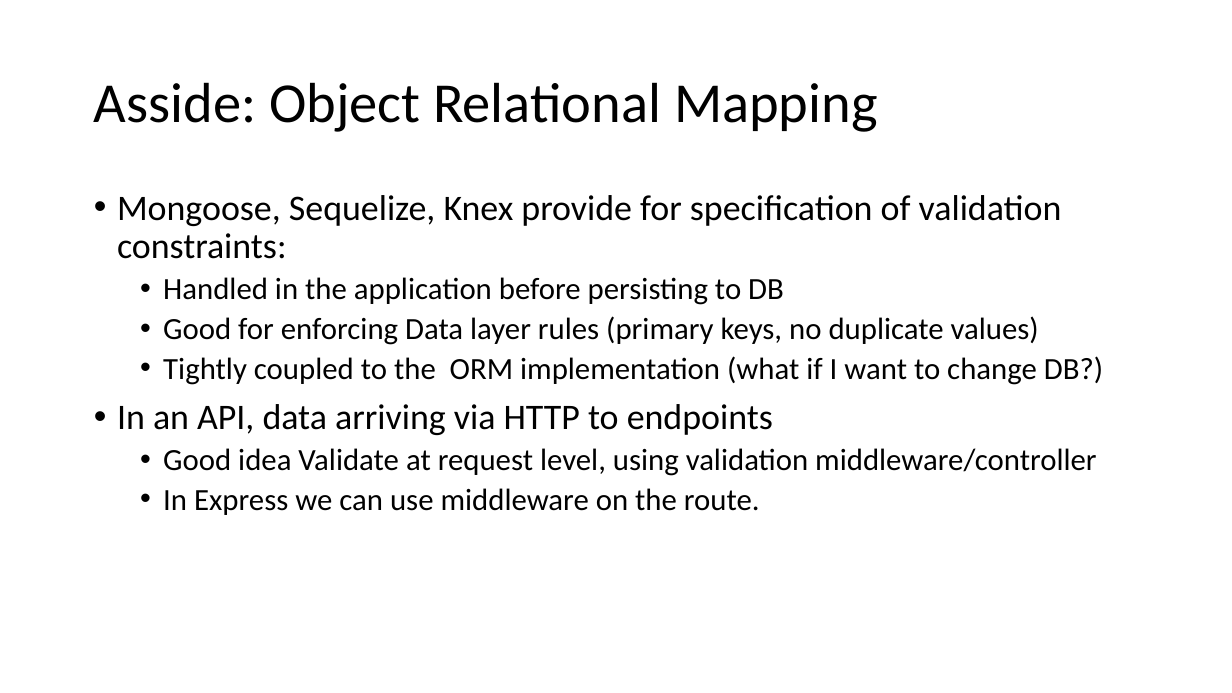
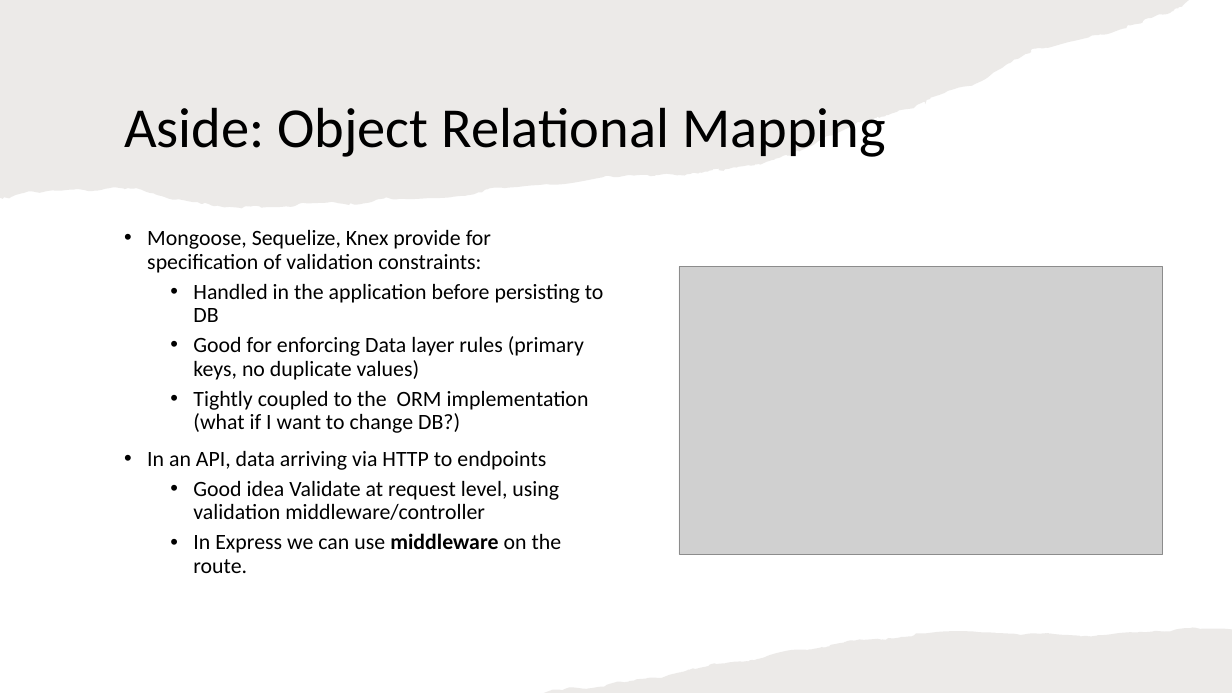
Before and after one commit to diarmuidoconnor/ewd-module-2025, a slide deck: slide 7 of topic10/talk-0/Joi.pptx (slide 6 before the commit). Drawn at 1232x693 pixels with LibreOffice and Linux fonts; fonts in the diff are those of the drawing; grey boxes stand for pictures. Boxes give left, top, right and bottom in pixels: in the first picture for what was removed or moved away, otherwise in the second. Text is boxed around its words. In the diff, an @@ line names an element or a change of style, - is before the commit and + after.

```diff
--- a/topic10/talk-0/Joi.pptx
+++ b/topic10/talk-0/Joi.pptx
@@ freeform shape added at bbox=[0, 0, 1189, 208], fill #82766A at 15% opacity @@
@@ title at bbox=[124, 107, 886, 157]: text changed @@
-Asside: Object Relational Mapping
+Aside: Object Relational Mapping
@@ text "Mongoose, Sequelize, Knex provide for ...": place and size @@
-text "Mongoose, Sequelize, Knex provide for ..." at bbox=[117, 195, 1103, 515]
+text "Mongoose, Sequelize, Knex provide for ..." at bbox=[147, 230, 604, 573]
@@ text "Mongoose, Sequelize, Knex provide for ..." at bbox=[147, 230, 604, 573]: size 28 to 17 pt in "Mongoose, Sequelize, Knex provide for specification of ...", "In an API, data arriving via HTTP ..."; size 24 to 17 pt in "Handled in the application before persisting to ...", "Good for enforcing Data layer rules (primary ...", "Tightly coupled to the ORM implementation (what ...", "Good idea Validate at request level, using ..." and 1 more places; bold on in "middleware" @@
@@ picture added at bbox=[679, 267, 1164, 555] @@
@@ freeform shape added at bbox=[544, 628, 1232, 693], fill #82766A at 15% opacity @@
```
Also in this commit, not shown: 9 other slides changed, 1 slide added, 7 other files.
